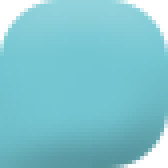
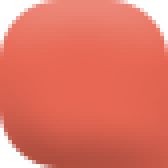
Comparing the layer stacks of the two 168 x 168 images. Changes:
hid "Layer 8" over 0, 56, 92, 168
hid "Layer 7" over 0, 80, 92, 168
added layer "Layer 11" above "Layer 10" over 64, 68, 168, 168
added layer "Layer 10" above "Rounded Rectangle 3 copy 2" over 64, 96, 168, 168
added layer "Rounded Rectangle 3 copy 2" above "Rounded Rectangle 3" over 0, 0, 168, 168
hid "Rounded Rectangle 3 copy" over 0, 0, 168, 168
